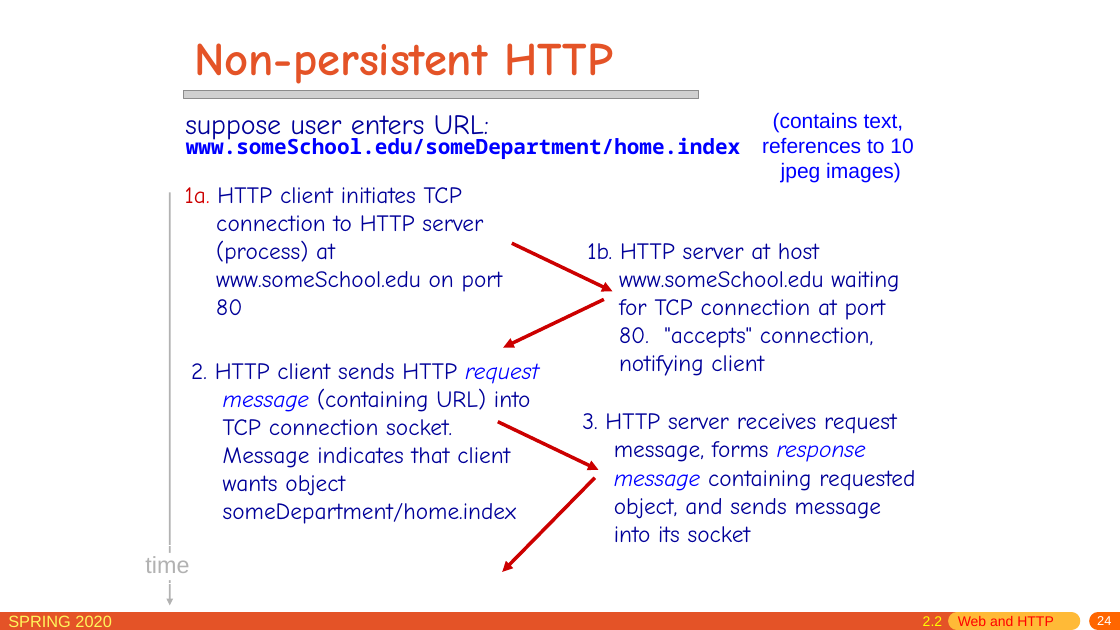
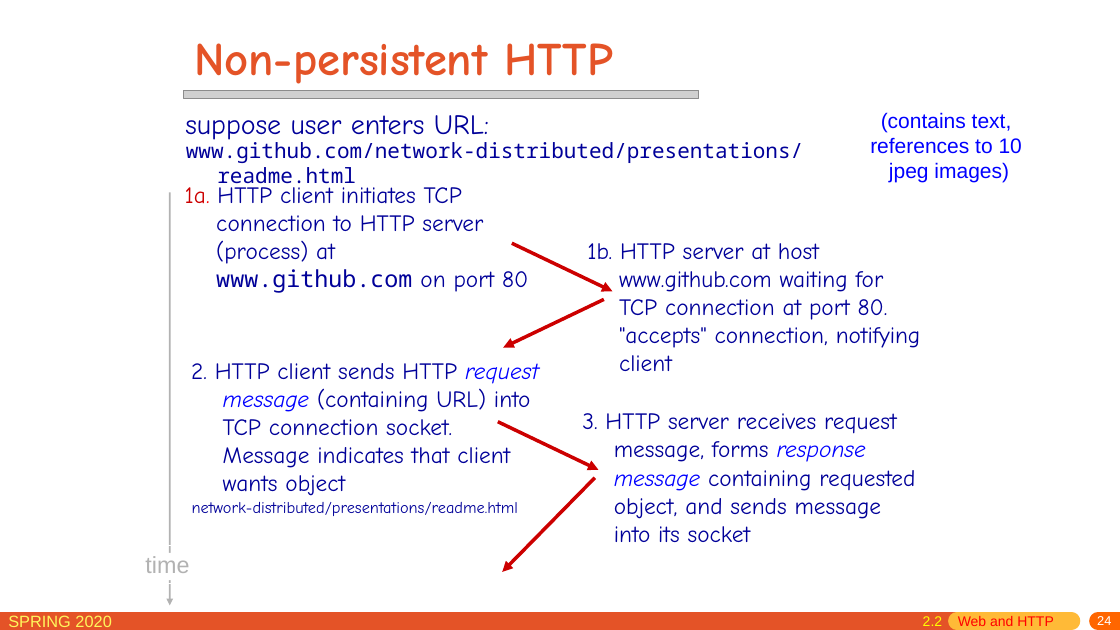
Before and after one commit to network-distributed/presentations, a slide deck: slide 24 of chapter2.pptx. Drawn at 1120x630 pixels with LibreOffice and Linux fonts; fonts in the diff are those of the drawing; grey boxes stand for pictures. Boxes give left, top, right and bottom in pixels: in the first picture for what was removed or moved away, otherwise in the second. Text is boxed around its words. In the diff, an @@ line names an element or a change of style, - is before the commit and + after.

```diff
--- a/chapter2.pptx
+++ b/chapter2.pptx
@@ text "(contains text,": place and size @@
-text "(contains text," at [762,112,913,183]
+text "(contains text," at [870,112,1022,183]
@@ text at [186,138,803,190]: text changed; text colour #0000FF to #000099; bold off @@
-www.someSchool.edu/someDepartment/home.index
+www.github.com/network-distributed/presentations/readme.html
@@ text at [185,183,528,293]: text changed @@
-1a. HTTP client initiates TCP connection to HTTP server (process) at www.someSchool.edu on port 80
+1a. HTTP client initiates TCP connection to HTTP server (process) at www.github.com on port 80
@@ text at [587,243,921,371]: text changed @@
-1b. HTTP server at host www.someSchool.edu waiting for TCP connection at port 80. "accepts" connection, notifying client
+1b. HTTP server at host www.github.com waiting for TCP connection at port 80. "accepts" connection, notifying client
@@ text at [191,363,539,496]: text changed @@
-2. HTTP client sends HTTP request message (containing URL) into TCP connection socket. Message indicates that client wants object someDepartment/home.index
+2. HTTP client sends HTTP request message (containing URL) into TCP connection socket. Message indicates that client wants object
@@ text added at [192,502,518,516], 14 pt, text #000099 @@
+network-distributed/presentations/readme.html
```
Also in this commit, not shown: 2 other slides changed, 6 other files.
